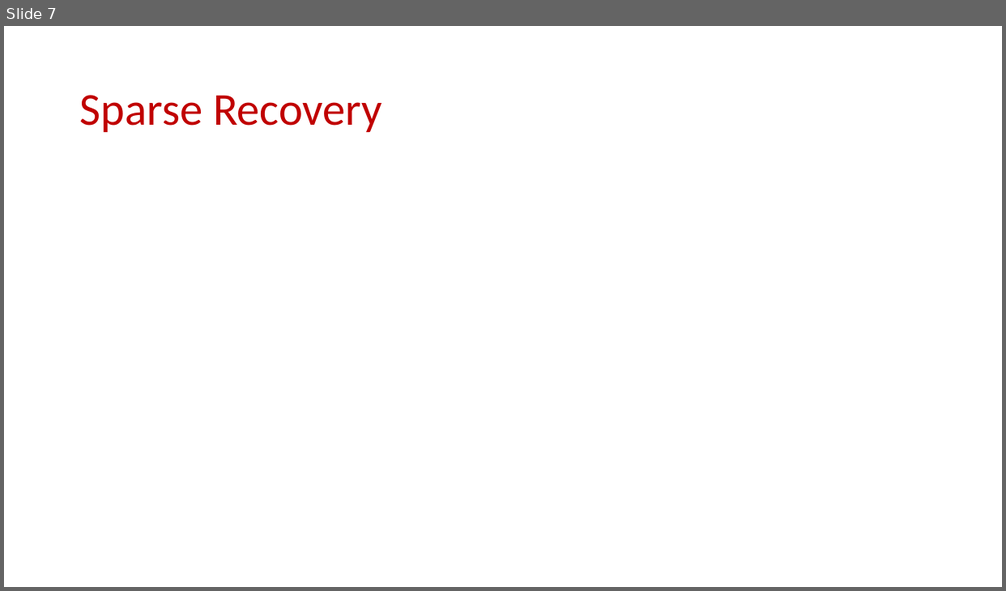
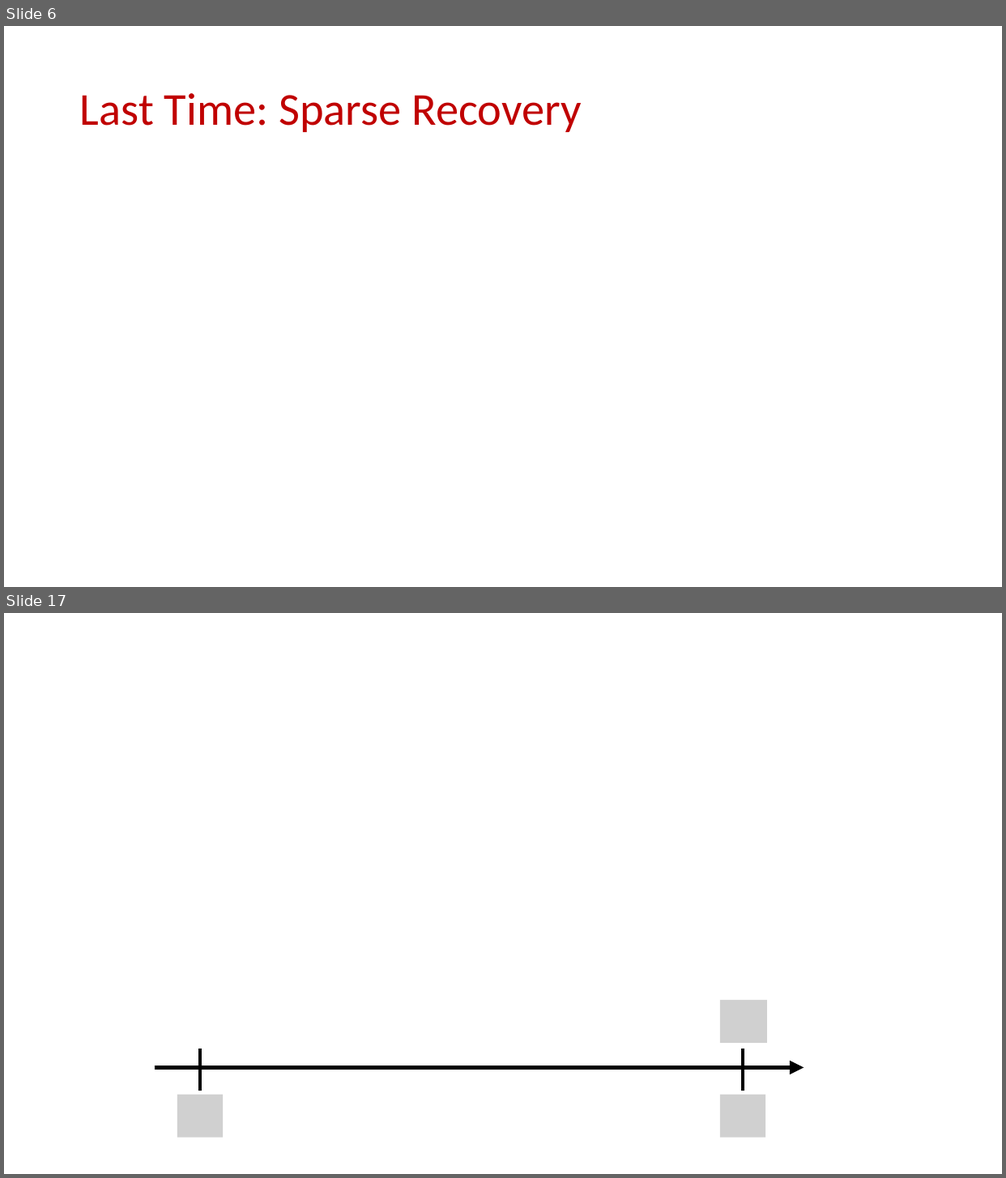
Before and after one commit to samsonzhou/samsonzhou.github.io, a slide deck: CSCE689-23/L18.pptx. Shown one above the other, each under a label of ours: slide 7 before the commit, slides 6 and 17 after it; the slides between them are not shown. The pictures are 1006x591 and 1006x1178 pixels, drawn with LibreOffice and Linux fonts; fonts in the diff are those of the drawing; grey boxes stand for pictures. Boxes give left, top, right and bottom in pixels: in the first picture for what was removed or moved away, otherwise in the second. Text is boxed around its words. In the diff, an @@ line names an element or a change of style, - is before the commit and + after.

```diff
--- a/CSCE689-23/L18.pptx
+++ b/CSCE689-23/L18.pptx
@@ slide 17 added at (x1=4, y1=613, x2=1002, y2=1174), background #FFFFFF @@
@@ picture added at (x1=720, y1=1000, x2=768, y2=1043) @@
@@ line added from (200, 1049) to (200, 1092), #000000 3 pt @@
@@ line added from (743, 1049) to (743, 1092), #000000 3 pt @@
@@ arrow added from (155, 1068) to (804, 1068), #000000 4.5 pt @@
@@ picture added at (x1=177, y1=1095, x2=223, y2=1138) @@
@@ picture added at (x1=720, y1=1095, x2=766, y2=1138) @@
@@ what was slide 7 is now slide 6 @@
@@ slide 6 changed as well @@
@@ title at (x1=80, y1=93, x2=581, y2=132): text changed @@
-Sparse Recovery
+Last Time: Sparse Recovery
```
Also in this commit, not shown: 1 other slide changed, 25 other slides added, 64 slides removed, 6 other files.
